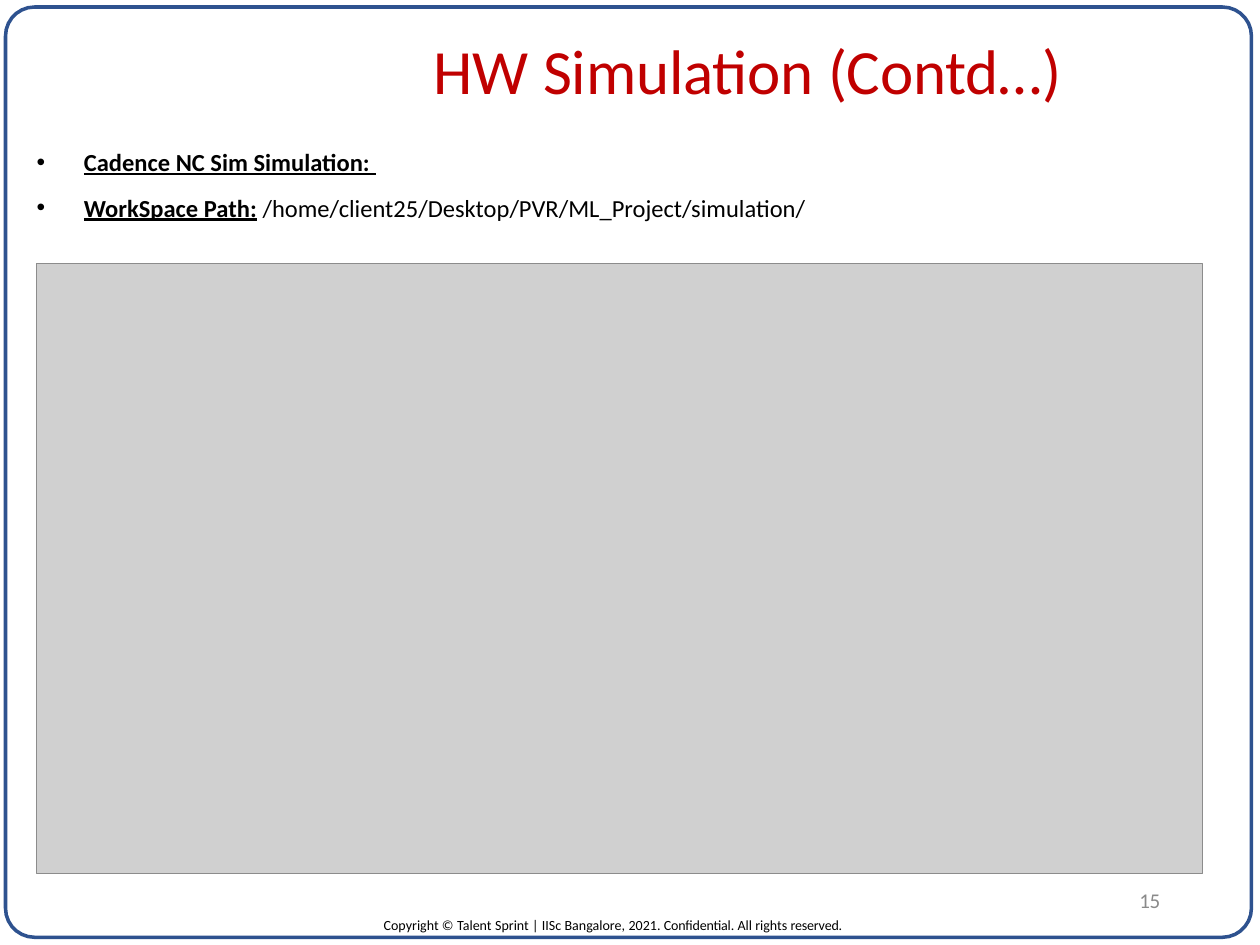
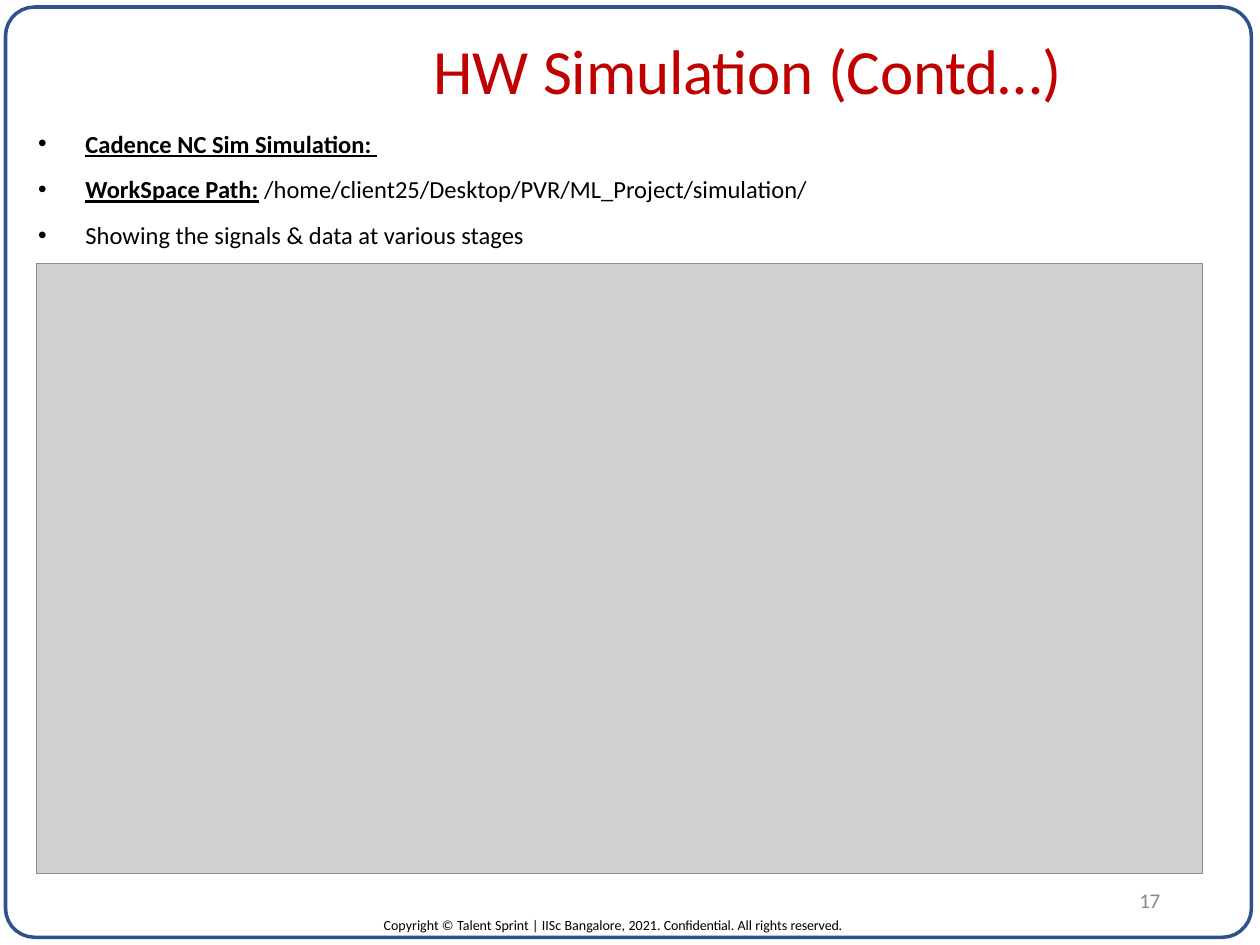
Before and after one commit to pvrajeshkumar/IISC_DVLSI_ML_Project, a slide deck: slide 17 of Project_Report/ASIC for Neural Network inference_P_V_Rajesh_Kumar.pptx (slide 15 before the commit). Drawn at 1260x945 pixels with LibreOffice and Linux fonts; fonts in the diff are those of the drawing; grey boxes stand for pictures. Boxes give left, top, right and bottom in pixels: in the first picture for what was removed or moved away, otherwise in the second. Text is boxed around its words. In the diff, an @@ line names an element or a change of style, - is before the commit and + after.

Commit message:
Added more details to Project Report.

```diff
--- a/Project_Report/ASIC for Neural Network inference_P_V_Rajesh_Kumar.pptx
+++ b/Project_Report/ASIC for Neural Network inference_P_V_Rajesh_Kumar.pptx
@@ text "Cadence NC Sim Simulation:": place and size @@
-text "Cadence NC Sim Simulation:" at <box>84,153,805,222</box>
+text "Cadence NC Sim Simulation:" at <box>85,135,806,249</box>
@@ text at <box>85,227,523,249</box>: paragraph added @@
+• Showing the signals & data at various stages
@@ page number at <box>1139,894,1160,908</box>: text changed @@
-15
+17
```
Also in this commit, not shown: 6 other slides changed, 4 slides added.
